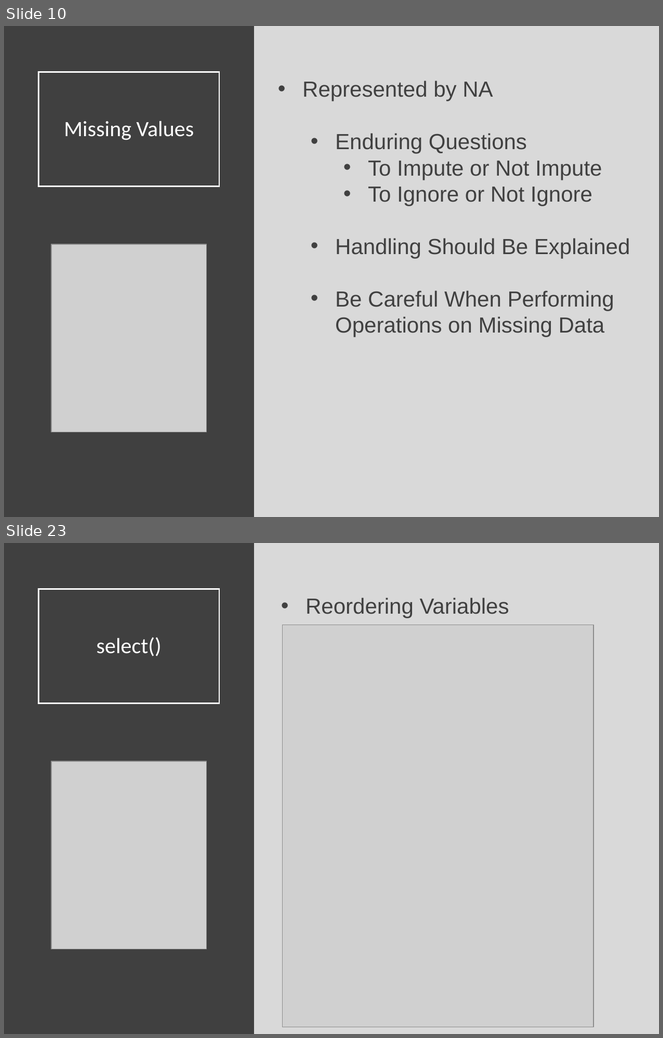
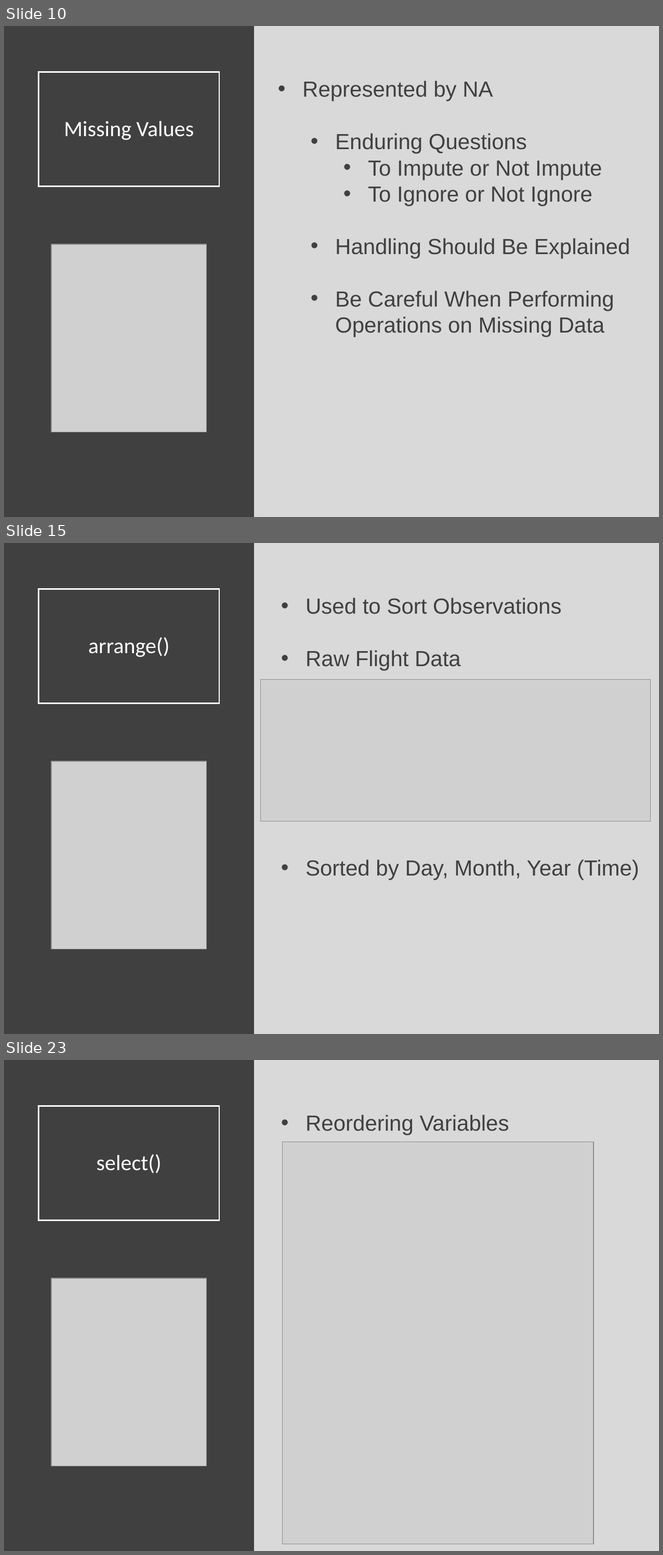
Before and after one commit to Yixf-Self/STOR320_WEBSITE, a slide deck: Lecture/Lecture 4/Lecture 4.pptx. Shown one above the other, each under a label of ours: slides 10 and 23 before the commit, slides 10, 15 and 23 after it; the slides between them are not shown. The pictures are 663x1038 and 663x1555 pixels, drawn with LibreOffice and Linux fonts; fonts in the diff are those of the drawing; grey boxes stand for pictures. Boxes give left, top, right and bottom in pixels: in the first picture for what was removed or moved away, otherwise in the second. Text is boxed around its words. In the diff, an @@ line names an element or a change of style, - is before the commit and + after.

```diff
--- a/Lecture/Lecture 4/Lecture 4.pptx
+++ b/Lecture/Lecture 4/Lecture 4.pptx
@@ slide 15 added at (4,543,659,1034), background #D9D9D9 @@
@@ rectangle added at (4,543,254,1034), fill #404040 @@
@@ title added at (39,589,220,704), outline #FFFFFF 1.5 pt, 24 pt, text #FFFFFF @@
+arrange()
@@ text added at (306,598,639,880), 24 pt, text #404040 @@
+• Used to Sort Observations
+• Raw Flight Data
+• Sorted by Day, Month, Year (Time)
@@ picture added at (261,679,651,822) @@
@@ picture added at (51,761,206,949) @@
```
Also in this commit, not shown: 22 slides changed, 1 slide removed, 3 other files.
